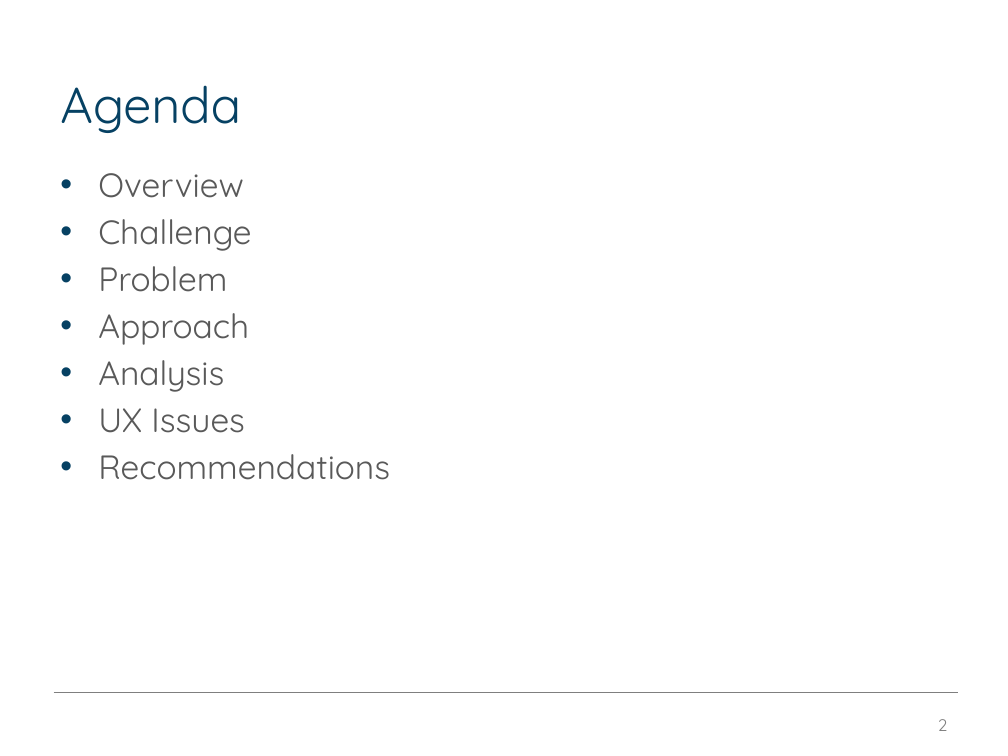
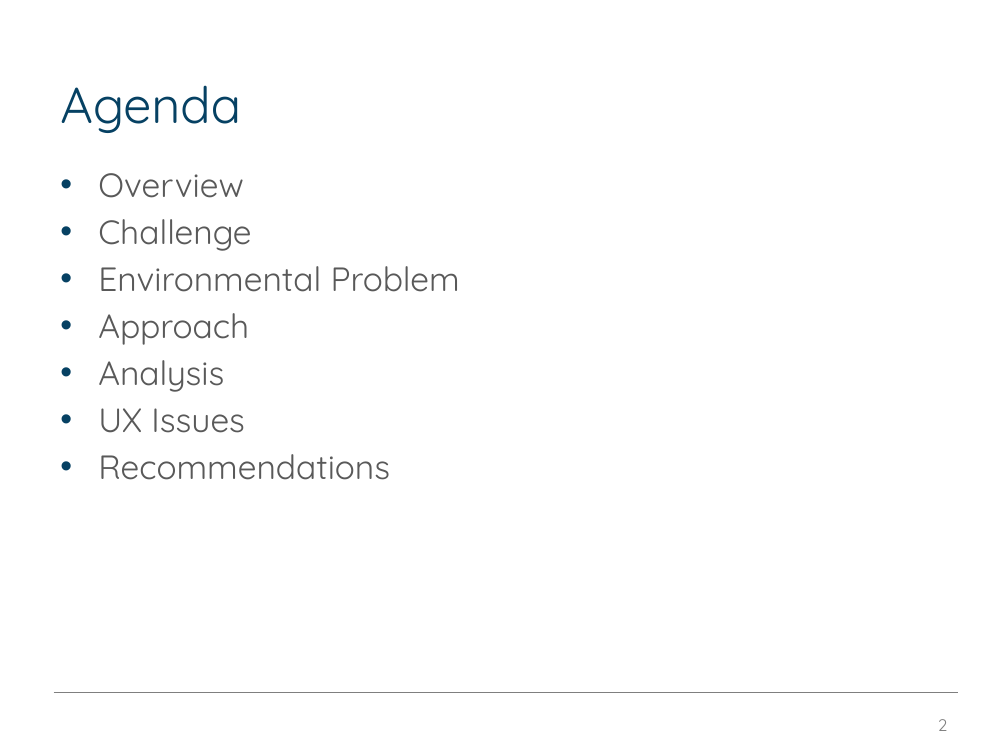
Before and after one commit to edimaudo/hackathon_coding_challenges, a slide deck: slide 2 of open_data_platform_hackathon/osdp_deck.pptx. Drawn at 1008x756 pixels with LibreOffice and Linux fonts; fonts in the diff are those of the drawing; background and template pictures are left out. Boxes give left, top, right and bottom in pixels: in the first picture for what was removed or moved away, otherwise in the second. Text is boxed around its words. In the diff, an @@ line names an element or a change of style, - is before the commit and + after.

```diff
--- a/open_data_platform_hackathon/osdp_deck.pptx
+++ b/open_data_platform_hackathon/osdp_deck.pptx
@@ text at box(98, 266, 460, 292): text changed @@
-• Problem
+• Environmental Problem
```
Also in this commit, not shown: 2 other slides changed.
